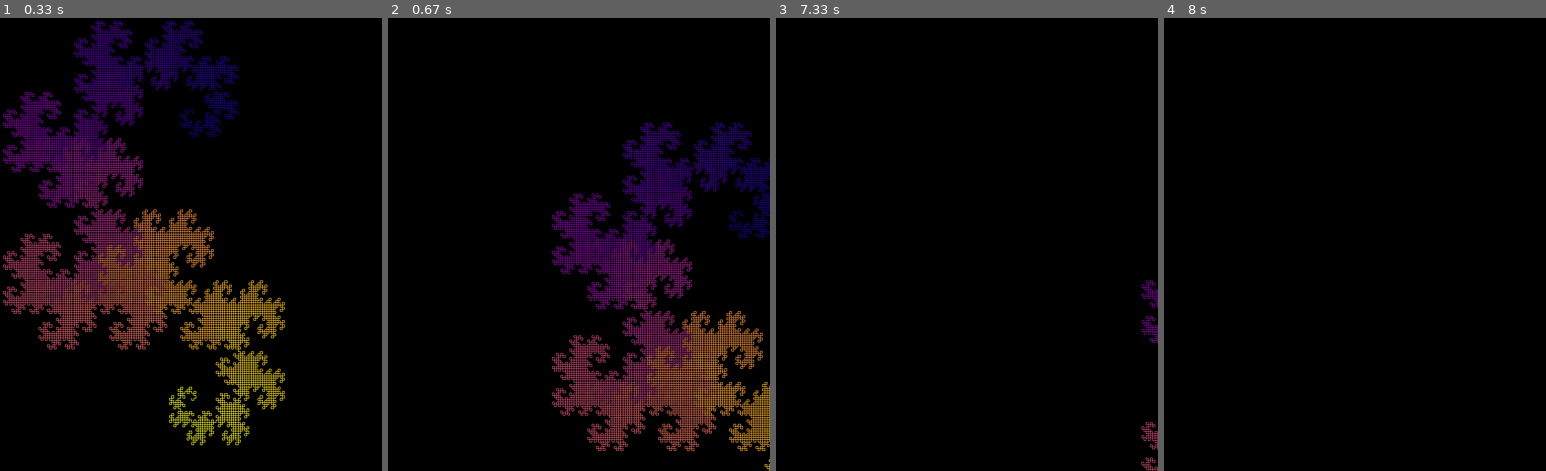
Above: before the commit, frames 1-4 (left to right).
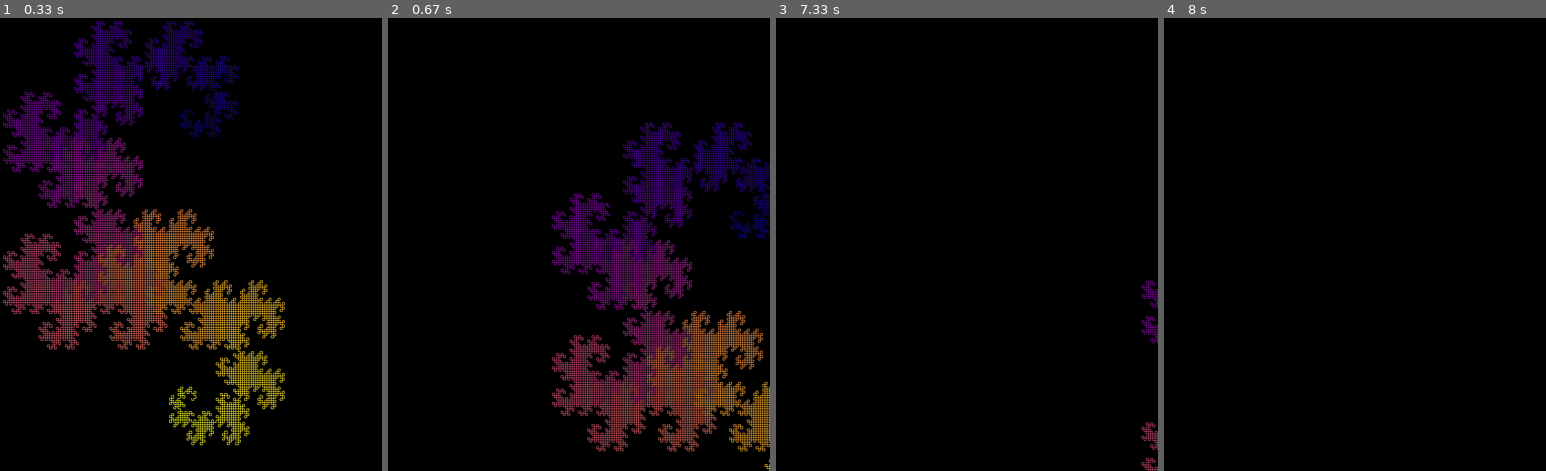
Above: after the commit, the same moments.

Repository: WyattBlair77/fractal_rendering
Game: pygame game, started from demos/dragon_demo.py
Two runs of this game, one before a commit and one after it. Both use one fixed random seed, a clock stepped at 60 frames per second and the inputs below.
Inputs (mouse positions are in pixels of both pictures, inside the frame that each line leads up to):
- Up to frame 1 (0.33 s): no input
- Up to frame 2 (0.67 s): press the mouse at (418, 235) at 0.37 s; move the mouse to (498, 289) at 0.47 s; release the mouse at (579, 339) at 0.6 s
- Up to frame 3 (7.33 s): press the mouse at (806, 235) at 0.7 s; move the mouse to (890, 253) at 0.8 s; release the mouse at (974, 276) at 0.93 s; press the mouse at (806, 235) at 1.17 s; move the mouse to (852, 298) at 1.27 s; release the mouse at (898, 357) at 1.4 s; press the mouse at (806, 235) at 7.03 s; move the mouse to (outside the picture) at 7.13 s; release the mouse at (outside the picture) at 7.27 s
- Up to frame 4 (8 s): press the mouse at (1194, 235) at 7.63 s; move the mouse to (1335, 262) at 7.73 s; release the mouse at (1481, 289) at 7.87 s

Frame 1 is identical in both runs. In frame 2, 7.5% of the frame differs, in the area x 42-100%, y 23-100%; in frame 3, 0.2%; in frame 4, nothing differs.

Commit message:
fixing a bug with the zoom

Diff:
--- a/rendering_pygame.py
+++ b/rendering_pygame.py
@@ -72,19 +72,44 @@
     last_mouse_pos = None
     window_center = (window_size[0] / 2, window_size[1] / 2)
 
-    def apply_view_transform(coord):
-        """Transform a coordinate based on current zoom and pan."""
-        x = (coord[0] - window_center[0]) * zoom + window_center[0] + pan_offset[0]
-        y = (coord[1] - window_center[1]) * zoom + window_center[1] + pan_offset[1]
-        return (int(x), int(y))
-
-    def redraw_all():
-        """Redraw entire fractal with current view transform."""
+    # Cached surface for fast pan/zoom (rendered at 1x scale)
+    # We use a larger surface to allow some zoom without quality loss
+    cache_scale = 2.0  # Render at 2x resolution for better zoom quality
+    cache_size = (int(window_size[0] * cache_scale), int(window_size[1] * cache_scale))
+    fractal_cache = pygame.Surface(cache_size)
+    fractal_cache.fill(background_color)
+    cache_valid = False
+
+    def render_to_cache():
+        """Render the full fractal to the cache surface at high resolution."""
+        nonlocal cache_valid
+        fractal_cache.fill(background_color)
+        # Scale coordinates to cache size
+        scale_factor = cache_scale
+        for i in range(n):
+            start = (int(coords[i][0] * scale_factor), int(coords[i][1] * scale_factor))
+            end = (int(coords[i + 1][0] * scale_factor), int(coords[i + 1][1] * scale_factor))
+            pygame.draw.line(fractal_cache, colors[i], start, end, max(1, int(line_width * scale_factor)))
+        cache_valid = True
+
+    def blit_cached_view():
+        """Blit the cached surface to screen with current zoom and pan."""
         screen.fill(background_color)
-        for i in range(n):
-            start = apply_view_transform(coords[i])
-            end = apply_view_transform(coords[i + 1])
-            pygame.draw.line(screen, colors[i], start, end, max(1, int(line_width * zoom)))
+
+        # The cached surface is at cache_scale resolution
+        # At zoom=1.0, we want it to display at window_size
+        scaled_size = (int(window_size[0] * zoom), int(window_size[1] * zoom))
+
+        # Scale the cached surface
+        if scaled_size[0] > 0 and scaled_size[1] > 0:
+            scaled_surface = pygame.transform.smoothscale(fractal_cache, scaled_size)
+
+            # Position: pan_offset is the top-left corner offset from centered position
+            pos_x = int(pan_offset[0])
+            pos_y = int(pan_offset[1])
+
+            screen.blit(scaled_surface, (pos_x, pos_y))
+
         pygame.display.flip()
 
     def update_caption():
@@ -126,25 +151,6 @@
                 if event.button == 1:  # Left click
                     dragging = True
                     last_mouse_pos = event.pos
-                elif event.button == 4:  # Scroll up - zoom in
-                    mouse_x, mouse_y = event.pos
-                    # Zoom centered on mouse position
-                    old_zoom = zoom
-                    zoom *= 1.1
-                    # Adjust pan to keep mouse position fixed
-                    pan_offset[0] = mouse_x - (mouse_x - pan_offset[0]) * (zoom / old_zoom)
-                    pan_offset[1] = mouse_y - (mouse_y - pan_offset[1]) * (zoom / old_zoom)
-                    needs_redraw = True
-                    update_caption()
-                elif event.button == 5:  # Scroll down - zoom out
-                    mouse_x, mouse_y = event.pos
-                    old_zoom = zoom
-                    zoom *= 0.9
-                    # Adjust pan to keep mouse position fixed
-                    pan_offset[0] = mouse_x - (mouse_x - pan_offset[0]) * (zoom / old_zoom)
-                    pan_offset[1] = mouse_y - (mouse_y - pan_offset[1]) * (zoom / old_zoom)
-                    needs_redraw = True
-                    update_caption()
             elif event.type == pygame.MOUSEBUTTONUP:
                 if event.button == 1:
                     dragging = False
@@ -162,27 +168,33 @@
                 mouse_x, mouse_y = pygame.mouse.get_pos()
                 old_zoom = zoom
                 if event.y > 0:  # Scroll up - zoom in
-                    zoom *= 1.1
+                    zoom = min(zoom * 1.1, 50.0)
                 elif event.y < 0:  # Scroll down - zoom out
-                    zoom *= 0.9
+                    zoom = max(zoom * 0.9, 0.1)
                 # Adjust pan to keep mouse position fixed
-                pan_offset[0] = mouse_x - (mouse_x - pan_offset[0]) * (zoom / old_zoom)
-                pan_offset[1] = mouse_y - (mouse_y - pan_offset[1]) * (zoom / old_zoom)
+                zoom_ratio = zoom / old_zoom
+                pan_offset[0] = mouse_x - (mouse_x - pan_offset[0]) * zoom_ratio
+                pan_offset[1] = mouse_y - (mouse_y - pan_offset[1]) * zoom_ratio
                 needs_redraw = True
                 update_caption()
 
-        # Draw batch of edges during initial animation
+        # Draw batch of edges during initial animation (directly to screen)
         if drawn_edges < n:
             end_idx = min(drawn_edges + current_edges_per_frame, n)
             for i in range(drawn_edges, end_idx):
-                start = apply_view_transform(coords[i])
-                end = apply_view_transform(coords[i + 1])
-                pygame.draw.line(screen, colors[i], start, end, max(1, int(line_width * zoom)))
+                start = (int(coords[i][0]), int(coords[i][1]))
+                end = (int(coords[i + 1][0]), int(coords[i + 1][1]))
+                pygame.draw.line(screen, colors[i], start, end, line_width)
 
             drawn_edges = end_idx
             pygame.display.flip()
-        elif needs_redraw:
-            redraw_all()
+
+            # When animation completes, render to cache for smooth pan/zoom
+            if drawn_edges >= n:
+                print('--Caching fractal for smooth navigation--')
+                render_to_cache()
+        elif needs_redraw and cache_valid:
+            blit_cached_view()
             needs_redraw = False
 
         clock.tick(fps)
